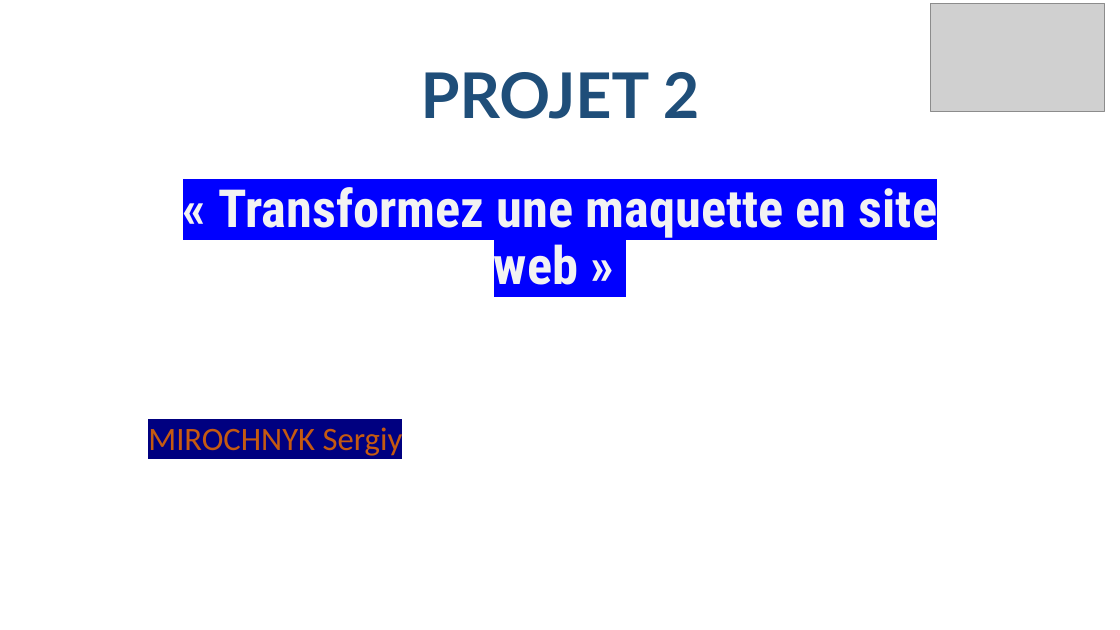
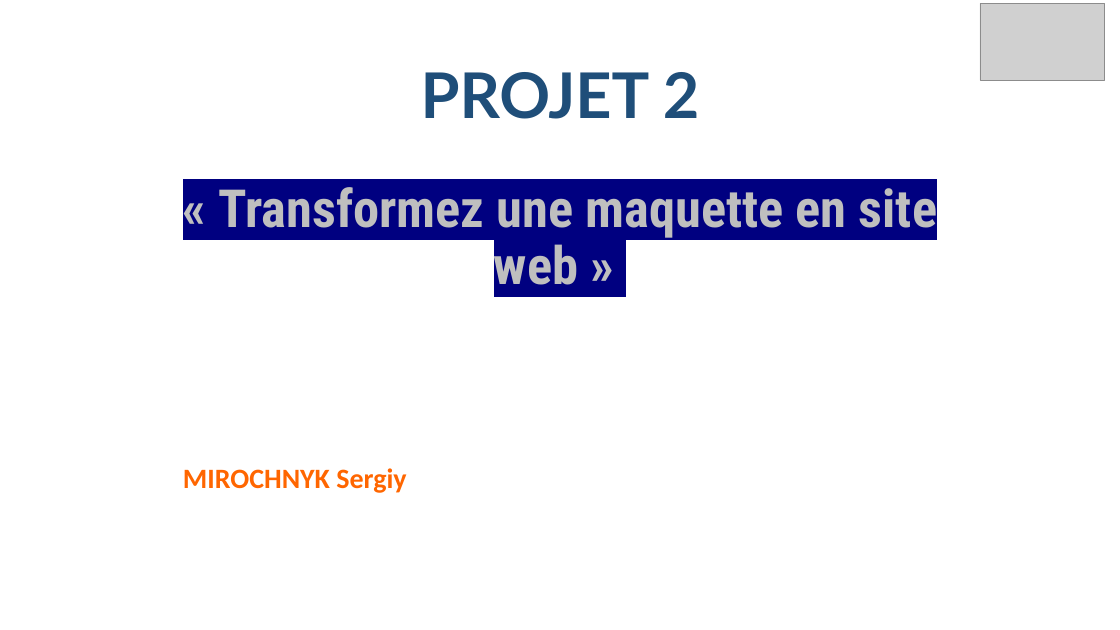
Before and after one commit to SergeMiro/sergiyMirochnyk_2_30032021, a slide deck: slide 1 of PRESENTATION-SergiyMirochnyk-_2_30032021.pptx. Drawn at 1120x630 pixels with LibreOffice and Linux fonts; fonts in the diff are those of the drawing; grey boxes stand for pictures. Boxes give left, top, right and bottom in pixels: in the first picture for what was removed or moved away, otherwise in the second. Text is boxed around its words. In the diff, an @@ line names an element or a change of style, - is before the commit and + after.

```diff
--- a/PRESENTATION-SergiyMirochnyk-_2_30032021.pptx
+++ b/PRESENTATION-SergiyMirochnyk-_2_30032021.pptx
@@ picture: place and size @@
-picture at (930, 3, 1105, 111)
+picture at (981, 3, 1106, 81)
@@ title "PROJET 2 « Transformez une ..." at (218, 72, 937, 285): text colour #F2F2F2 to #BFBFBF, highlight #0000FF to #000080 in "« Transformez une maquette en site web ..." @@
@@ subtitle "MIROCHNYK Sergiy": place and size @@
-subtitle "MIROCHNYK Sergiy" at (148, 423, 403, 458)
+subtitle "MIROCHNYK Sergiy" at (183, 468, 406, 493)
@@ subtitle "MIROCHNYK Sergiy" at (183, 468, 406, 493): size 28 to 24 pt, text colour #C55A11 to #FF6600, highlight #000080 to none, bold on @@
```
Also in this commit, not shown: 6 slides added, 12 slides removed, 3 other files.
